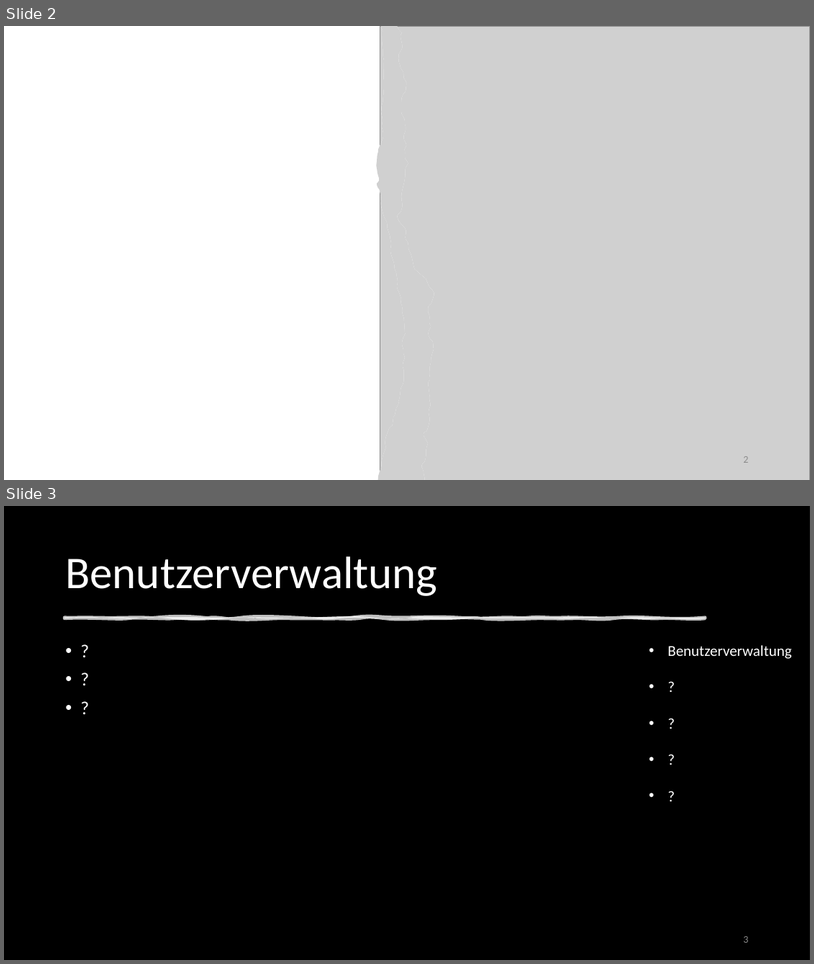
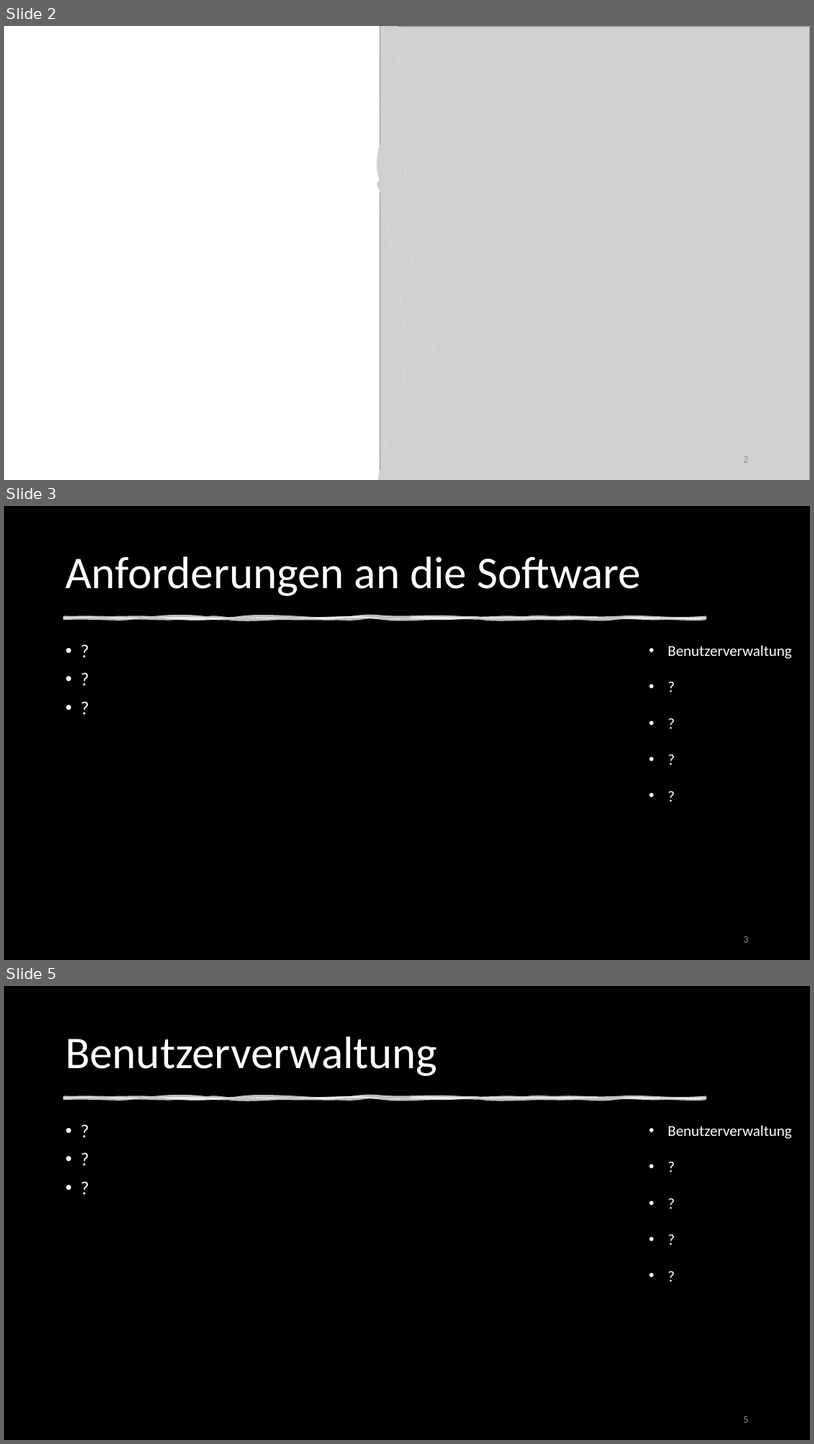
Before and after one commit to DennisWandschura/Profitabilitaet, a slide deck: Präst_Profitabilität.pptx. Shown one above the other, each under a label of ours: slides 2 and 3 before the commit, slides 2, 3 and 5 after it; the slides between them are not shown. The pictures are 814x964 and 814x1444 pixels, drawn with LibreOffice and Linux fonts; fonts in the diff are those of the drawing; grey boxes stand for pictures; background and template pictures are left out; a plain dark background stands for a picture behind light text. Boxes give left, top, right and bottom in pixels: in the first picture for what was removed or moved away, otherwise in the second. Text is boxed around its words. In the diff, an @@ line names an element or a change of style, - is before the commit and + after.

```diff
--- a/Präst_Profitabilität.pptx
+++ b/Präst_Profitabilität.pptx
@@ slide 3 added at bbox=[4, 506, 810, 960], background picture (left out) @@
@@ rectangle added at bbox=[4, 506, 810, 960], fill #000000 @@
@@ title added at bbox=[65, 556, 641, 596], 54 pt, text #FFFFFF @@
+Anforderungen an die Software
@@ freeform shape added at bbox=[64, 618, 706, 618], fill #FFFFFF at 75% opacity, outline #FFFFFF 3.5 pt @@
@@ text added at bbox=[59, 638, 756, 915], 22 pt, text #FFFFFF @@
+• ?
+• ?
+• ?
@@ text added at bbox=[668, 645, 792, 659], 18 pt, text #FFFFFF @@
+• Benutzerverwaltung
+• ?
+• ?
+• ?
+• ?
@@ page number added at bbox=[743, 936, 748, 942], 12 pt, text #8C8C8C @@
+3
@@ what was slide 3 is now slide 5 @@
@@ page number at bbox=[743, 1416, 748, 1422]: text changed @@
-3
+5
```
Also in this commit, not shown: 4 other slides added.
